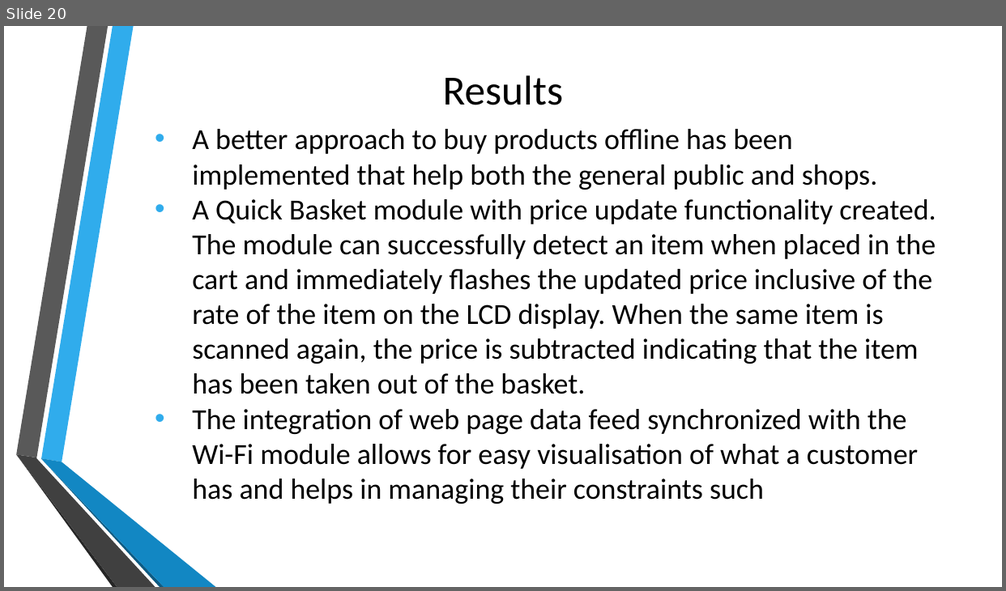
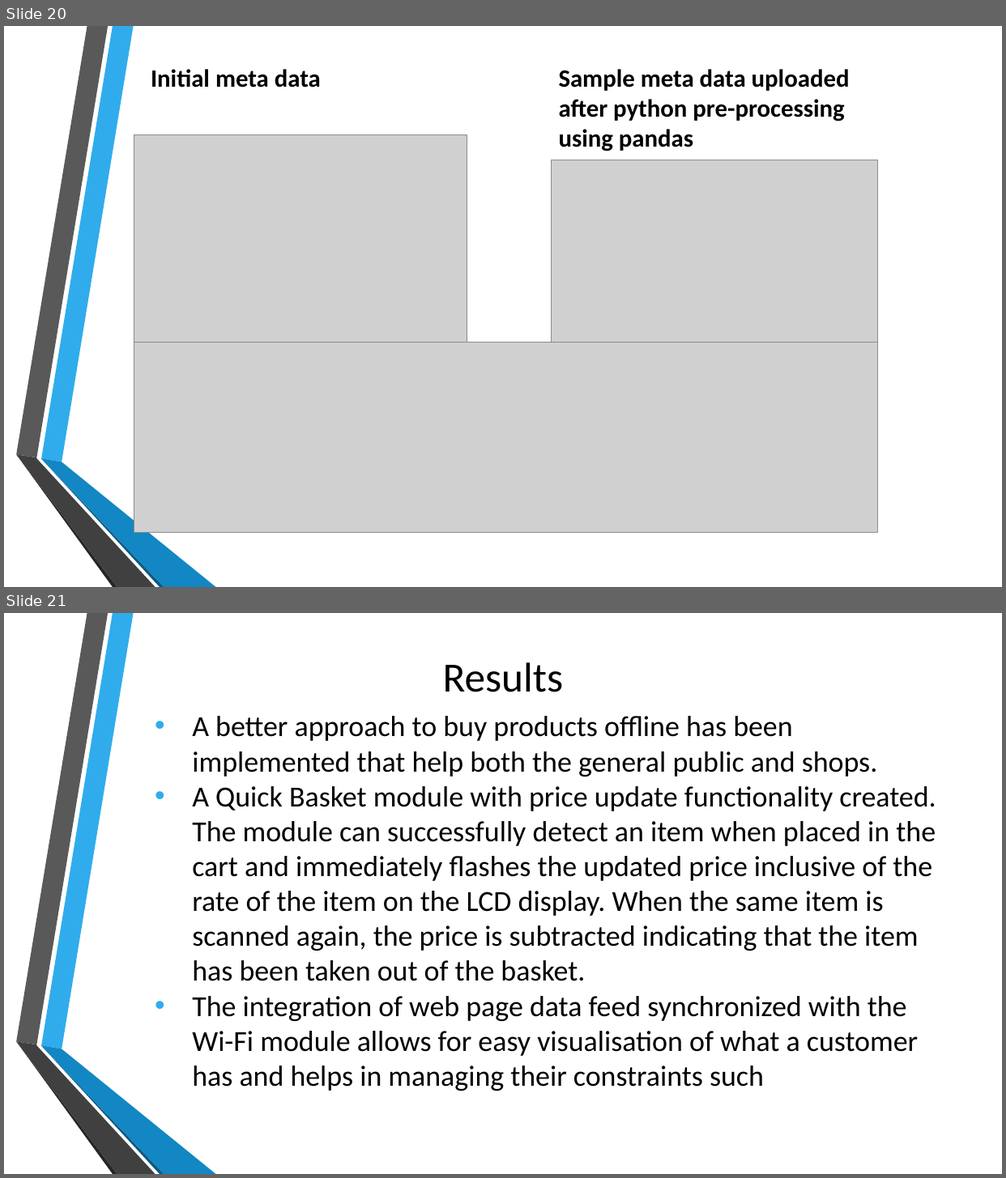
Before and after one commit to adithyarganesh/Quick-Basket, a slide deck: Reports/QB-Finalfinal final [Autosaved].pptx. Shown one above the other, each under a label of ours: slide 20 before the commit, slides 20 and 21 after it. The pictures are 1006x591 and 1006x1178 pixels, drawn with LibreOffice and Linux fonts; fonts in the diff are those of the drawing; grey boxes stand for pictures; background and template pictures are left out. Boxes give left, top, right and bottom in pixels: in the first picture for what was removed or moved away, otherwise in the second. Text is boxed around its words. In the diff, an @@ line names an element or a change of style, - is before the commit and + after.

```diff
--- a/Reports/QB-Finalfinal final [Autosaved].pptx
+++ b/Reports/QB-Finalfinal final [Autosaved].pptx
@@ slide 20 added at box(4, 26, 1002, 587), background picture (left out); not listed: 6 template elements that a slide beside it also shows @@
@@ text added at box(151, 69, 321, 88), 24 pt, text #000000, bold @@
+Initial meta data
@@ text added at box(559, 69, 850, 152), 24 pt, text #000000, bold @@
+Sample meta data uploaded after python pre-processing using pandas
@@ picture added at box(134, 135, 467, 342) @@
@@ picture added at box(552, 160, 878, 343) @@
@@ picture added at box(134, 343, 878, 534) @@
@@ what was slide 20 is now slide 21 @@
```
Also in this commit, not shown: 10 slides changed, 3 other slides added, 3 slides removed, 7 other files.
